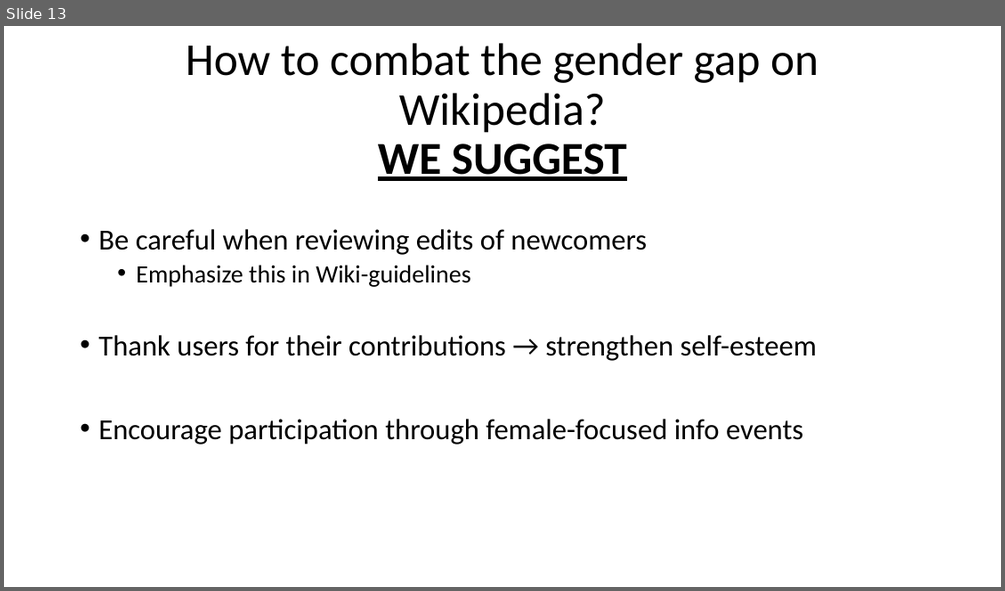
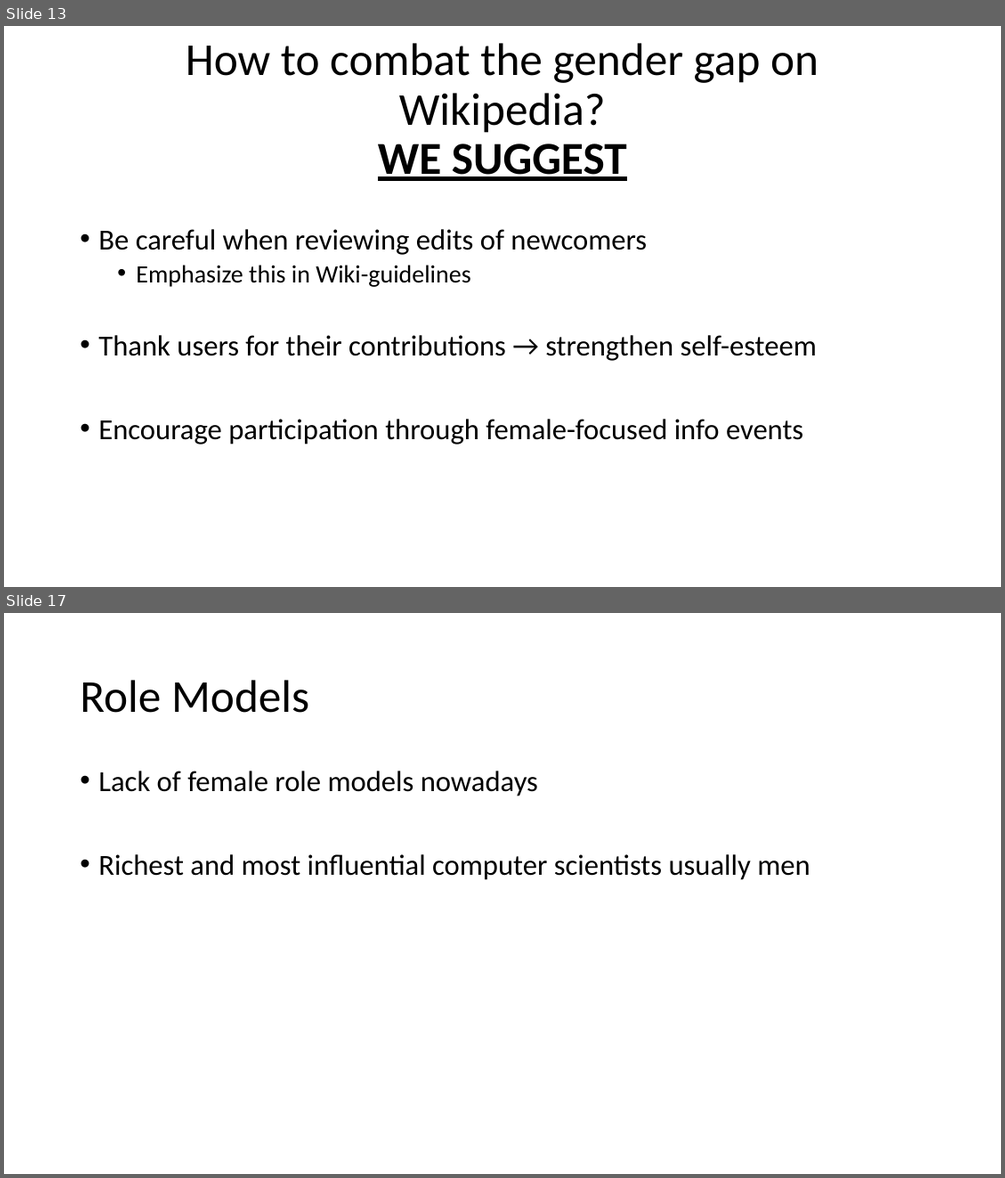
Before and after one commit to EvaJobst/FOT-Paper, a slide deck: Paper - Presentation.pptx. Shown one above the other, each under a label of ours: slide 13 before the commit, slides 13 and 17 after it; the slides between them are not shown. The pictures are 1005x591 and 1005x1178 pixels, drawn with LibreOffice and Linux fonts; fonts in the diff are those of the drawing. Boxes give left, top, right and bottom in pixels: in the first picture for what was removed or moved away, otherwise in the second. Text is boxed around its words. In the diff, an @@ line names an element or a change of style, - is before the commit and + after.

```diff
--- a/Paper - Presentation.pptx
+++ b/Paper - Presentation.pptx
@@ slide 17 added at (x1=4, y1=613, x2=1001, y2=1174), background #FFFFFF @@
@@ title added at (x1=80, y1=680, x2=309, y2=713), 44 pt, text #000000 @@
+Role Models
@@ text added at (x1=98, y1=771, x2=809, y2=880), 28 pt, text #000000 @@
+• Lack of female role models nowadays
+• Richest and most influential computer scientists usually men
```
Also in this commit, not shown: 1 slide changed, 5 other slides added, 1 other file.
